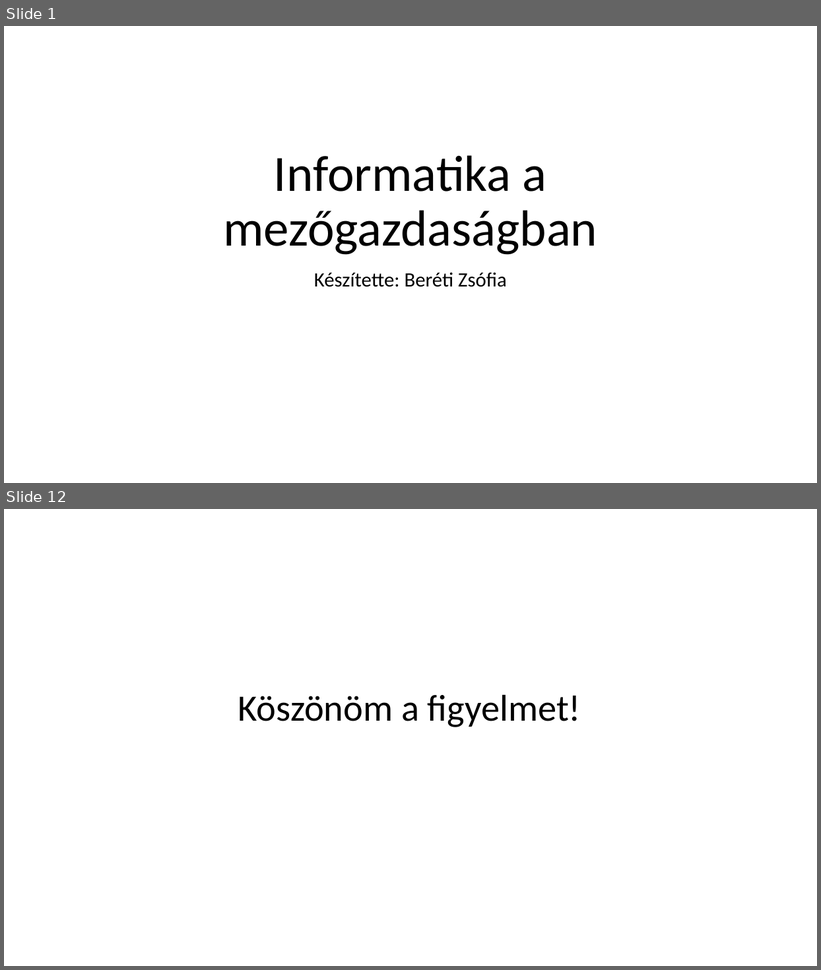
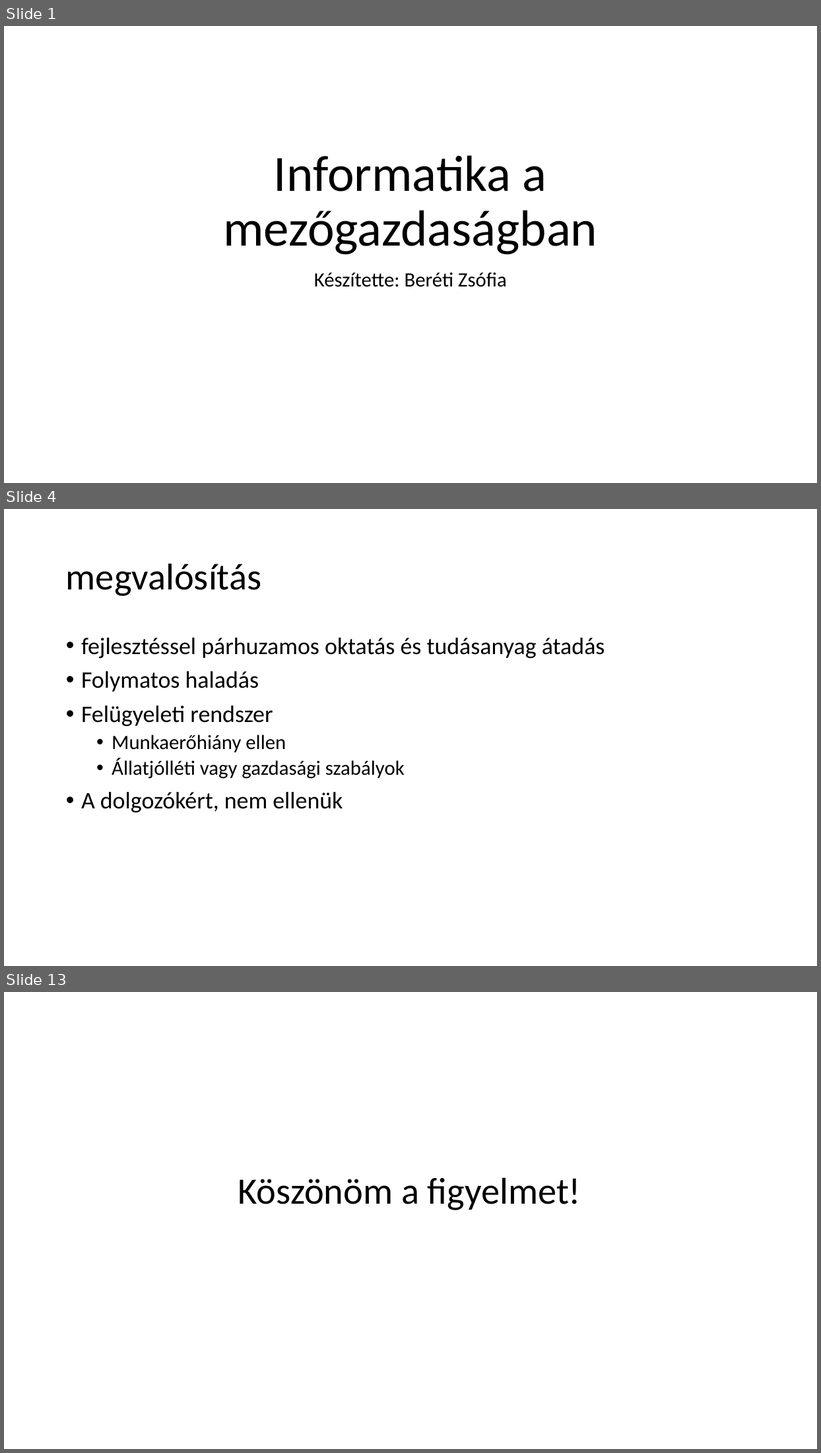
Before and after one commit to dzsofri/paprika, a slide deck: Informatika a mezőgazdaságban.pptx. Shown one above the other, each under a label of ours: slides 1 and 12 before the commit, slides 1, 4 and 13 after it; the slides between them are not shown. The pictures are 821x970 and 821x1453 pixels, drawn with LibreOffice and Linux fonts; fonts in the diff are those of the drawing. Boxes give left, top, right and bottom in pixels: in the first picture for what was removed or moved away, otherwise in the second. Text is boxed around its words. In the diff, an @@ line names an element or a change of style, - is before the commit and + after.

```diff
--- a/Informatika a mezőgazdaságban.pptx
+++ b/Informatika a mezőgazdaságban.pptx
@@ slide 4 added at [4,509,817,966], background #FFFFFF @@
@@ title added at [66,563,261,596], 44 pt, text #000000 @@
+megvalósítás
@@ text added at [81,638,605,813], 28 pt, text #000000 @@
+• fejlesztéssel párhuzamos oktatás és tudásanyag átadás
+• Folymatos haladás
+• Felügyeleti rendszer
+  • Munkaerőhiány ellen
+  • Állatjólléti vagy gazdasági szabályok
+• A dolgozókért, nem ellenük
@@ what was slide 12 is now slide 13 @@
```
Also in this commit, not shown: 4 slides changed, 6 other slides added, 6 slides removed.
